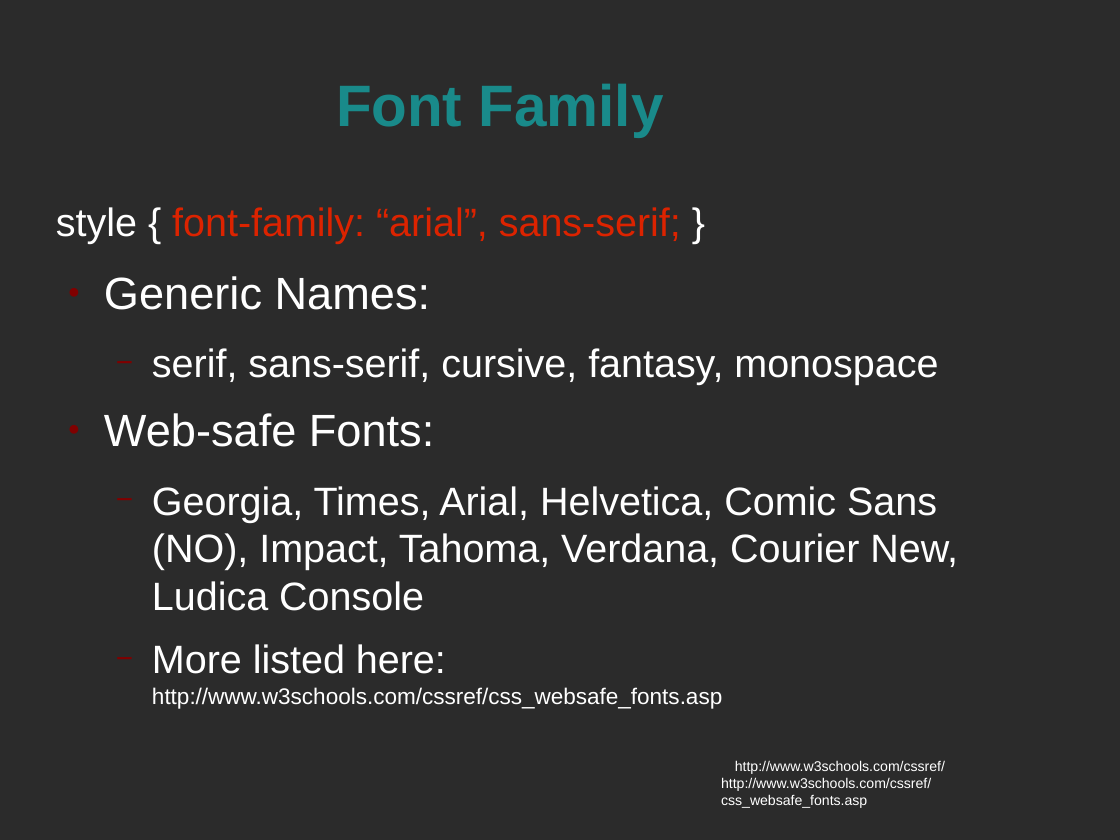
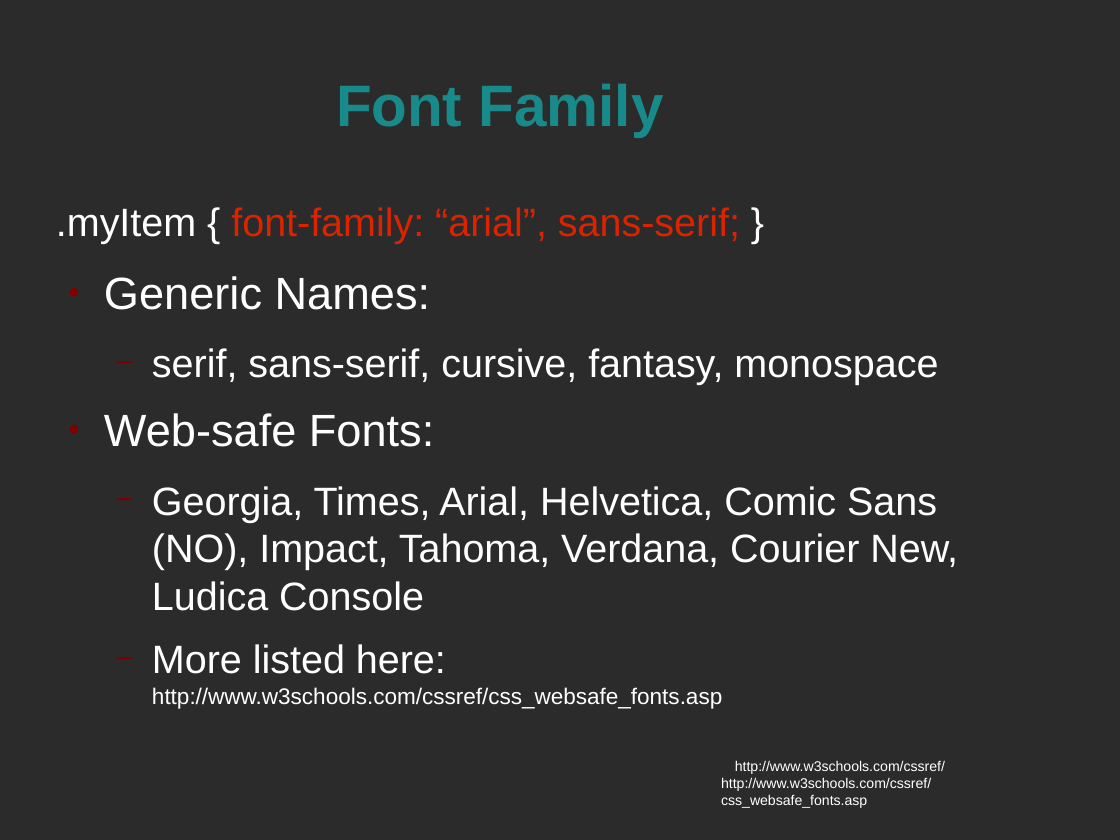
Before and after one commit to spellbindguy/Web-Development, a slide deck: slide 28 of Lectures/04 CSS/CSS Styles.odp. Drawn at 1120x840 pixels with LibreOffice and Linux fonts; fonts in the diff are those of the drawing; background and template pictures are left out; a plain dark background stands for a picture behind light text. Boxes give left, top, right and bottom in pixels: in the first picture for what was removed or moved away, otherwise in the second. Text is boxed around its words. In the diff, an @@ line names an element or a change of style, - is before the commit and + after.

```diff
--- a/Lectures/04 CSS/CSS Styles.odp
+++ b/Lectures/04 CSS/CSS Styles.odp
@@ text at [56,207,740,243]: text changed @@
-style { font-family: “arial”, sans-serif; }
+.myItem { font-family: “arial”, sans-serif; }
```
Also in this commit, not shown: 30 other slides changed, 38 slides added, 2 slides removed, 1 other file.
